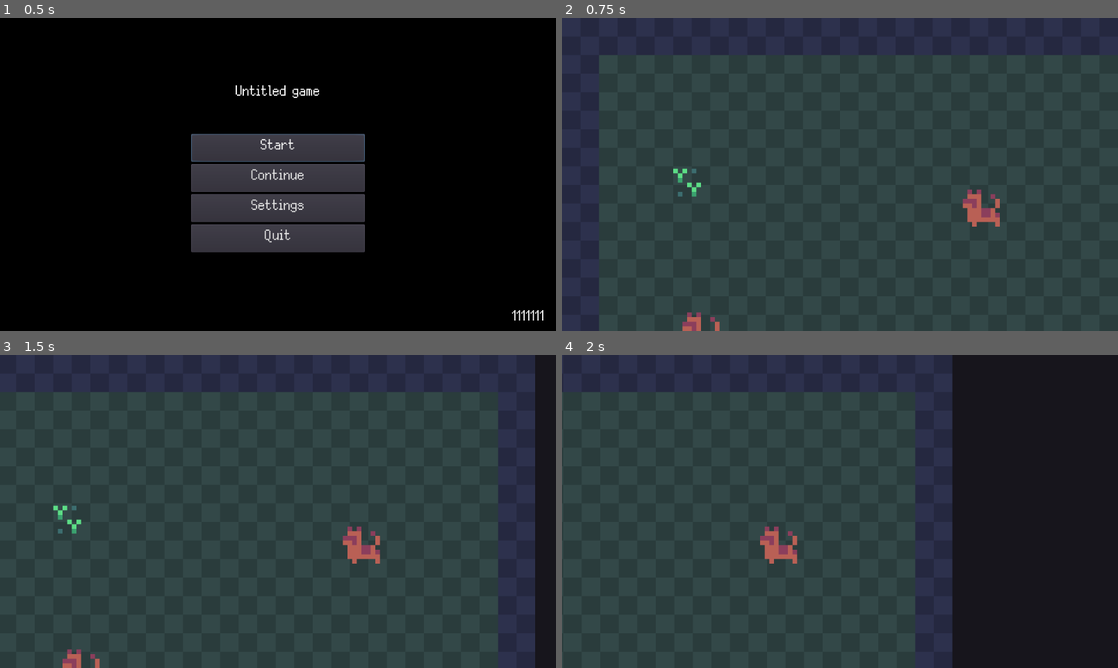
Above: before the commit, frames 1-4 (two rows, left to right).
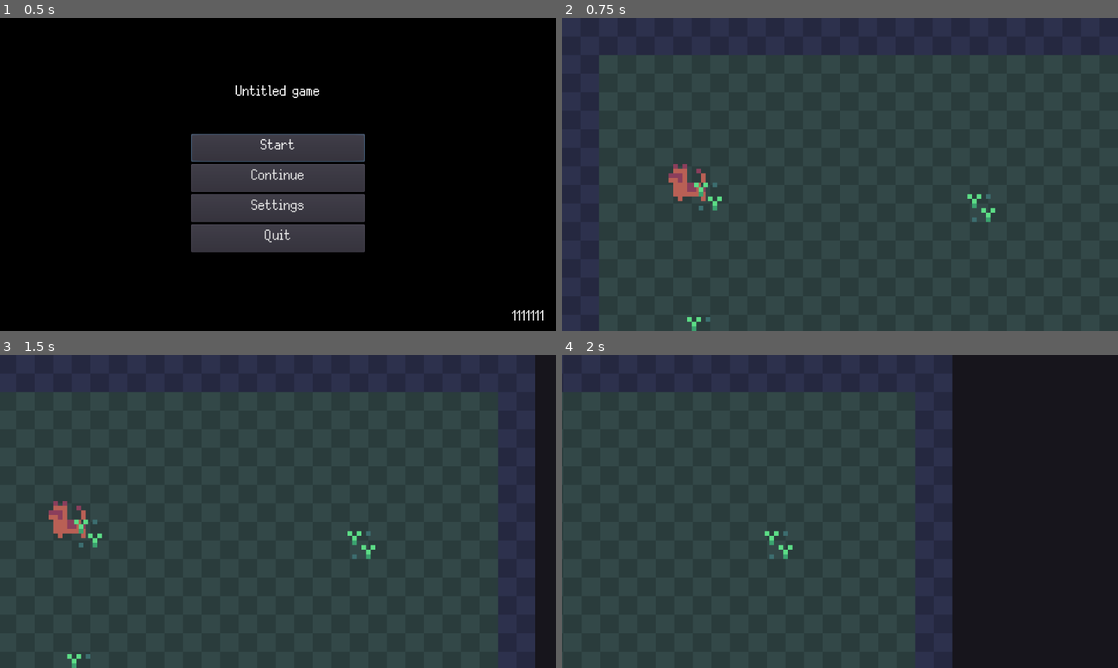
Above: after the commit, the same moments.

Repository: colinbellino/ai-and-games-2022
Game: Godot game, scene res://media/scenes/main.tscn
The game is run twice, just before and just after one commit, with the same random seed, the same clock (stepped at 60 frames per second) and the same inputs.
Inputs (mouse positions are in pixels of both pictures, inside the frame that each line leads up to):
- Up to frame 1 (0.5 s): no input
- Up to frame 2 (0.75 s): click "Start" at 0.5 s
- Up to frame 3 (1.5 s): tap Enter at 1.25 s; move the mouse to (122, 520) at 1.27 s; press the mouse at (122, 520) at 1.28 s; hold D (move_right) from 1.28 s (still down)
- Up to frame 4 (2 s): keep holding D (move_right)

Frame 1 is identical in both runs. In frame 2, 1.3% of the frame differs, in the area x 19-79%, y 46-100%; in frame 3, 1.3%, in the area x 8-69%, y 46-100%; in frame 4, 0.5%.

Commit message:
Merge entityNode and entity into one script

Diff:
--- a/media/scenes/entities/Entity.tscn
+++ b/media/scenes/entities/Entity.tscn
@@ -14,20 +14,19 @@
 script = ExtResource( 3 )
 
 [node name="SpriteBody" type="Sprite" parent="."]
-unique_name_in_owner = true
 texture = ExtResource( 1 )
 
-[node name="Sound" type="Area2D" parent="."]
+[node name="SoundArea" type="Area2D" parent="."]
 script = ExtResource( 4 )
 stimulus = 2
 
-[node name="CollisionShape2D" type="CollisionShape2D" parent="Sound"]
+[node name="CollisionShape2D" type="CollisionShape2D" parent="SoundArea"]
 shape = SubResource( 1 )
 
-[node name="Mouse" type="Area2D" parent="."]
+[node name="MouseArea" type="Area2D" parent="."]
 collision_layer = 2147483648
 collision_mask = 0
 script = ExtResource( 2 )
 
-[node name="CollisionShape2D" type="CollisionShape2D" parent="Mouse"]
+[node name="CollisionShape2D" type="CollisionShape2D" parent="MouseArea"]
 shape = SubResource( 2 )
--- a/media/scenes/entities/EntityPlayground.tscn
+++ /dev/null
@@ -1,18 +0,0 @@
-[gd_scene load_steps=3 format=2]
-
-[ext_resource path="res://media/scenes/entities/HeroEntity.tscn" type="PackedScene" id=1]
-[ext_resource path="res://media/scenes/entities/TreeEntity.tscn" type="PackedScene" id=2]
-
-[node name="EntityPlayground" type="Node2D"]
-
-[node name="Hero" parent="." instance=ExtResource( 1 )]
-position = Vector2( 139, 65 )
-source = null
-
-[node name="Tree" parent="." instance=ExtResource( 2 )]
-position = Vector2( 28, 60 )
-
-[node name="Camera2D" type="Camera2D" parent="."]
-position = Vector2( 88, 64 )
-current = true
-zoom = Vector2( 0.25, 0.25 )
--- a/media/scenes/entities/HeroEntity.tscn
+++ /dev/null
@@ -1,36 +0,0 @@
-[gd_scene load_steps=7 format=2]
-
-[ext_resource path="res://media/art/colored_tilemap.png" type="Texture" id=1]
-[ext_resource path="res://src/MouseArea2D.gd" type="Script" id=2]
-[ext_resource path="res://src/entities/HeroEntity.gd" type="Script" id=3]
-[ext_resource path="res://src/entities/EntityArea2D.gd" type="Script" id=4]
-
-[sub_resource type="CircleShape2D" id=1]
-radius = 61.2
-
-[sub_resource type="CircleShape2D" id=2]
-
-[node name="Hero" type="KinematicBody2D"]
-script = ExtResource( 3 )
-source = null
-
-[node name="Sprite" type="Sprite" parent="."]
-texture = ExtResource( 1 )
-hframes = 16
-vframes = 10
-frame = 4
-
-[node name="Sound" type="Area2D" parent="."]
-script = ExtResource( 4 )
-stimulus = 2
-
-[node name="CollisionShape2D" type="CollisionShape2D" parent="Sound"]
-shape = SubResource( 1 )
-
-[node name="Mouse" type="Area2D" parent="."]
-collision_layer = 2147483648
-collision_mask = 0
-script = ExtResource( 2 )
-
-[node name="CollisionShape2D" type="CollisionShape2D" parent="Mouse"]
-shape = SubResource( 2 )
--- a/media/scenes/entities/TreeEntity.tscn
+++ /dev/null
@@ -1,34 +0,0 @@
-[gd_scene load_steps=7 format=2]
-
-[ext_resource path="res://media/art/colored_tilemap.png" type="Texture" id=1]
-[ext_resource path="res://src/entities/EntityArea2D.gd" type="Script" id=2]
-[ext_resource path="res://src/entities/TreeEntity.gd" type="Script" id=3]
-[ext_resource path="res://src/MouseArea2D.gd" type="Script" id=4]
-
-[sub_resource type="CircleShape2D" id=1]
-radius = 61.2
-
-[sub_resource type="CircleShape2D" id=2]
-
-[node name="Tree" type="Sprite"]
-texture = ExtResource( 1 )
-hframes = 16
-vframes = 10
-frame = 84
-script = ExtResource( 3 )
-source = 1
-
-[node name="Sound" type="Area2D" parent="."]
-script = ExtResource( 2 )
-stimulus = 2
-
-[node name="CollisionShape2D" type="CollisionShape2D" parent="Sound"]
-shape = SubResource( 1 )
-
-[node name="Mouse" type="Area2D" parent="."]
-collision_layer = 2147483648
-collision_mask = 0
-script = ExtResource( 4 )
-
-[node name="CollisionShape2D" type="CollisionShape2D" parent="Mouse"]
-shape = SubResource( 2 )
--- a/project.godot
+++ b/project.godot
@@ -19,10 +19,10 @@
 "language": "GDScript",
 "path": "res://src/entities/EntityArea2D.gd"
 }, {
-"base": "Node",
-"class": "EntityNode",
+"base": "Reference",
+"class": "Enums",
 "language": "GDScript",
-"path": "res://src/entities/EntityNode.gd"
+"path": "res://src/Enums.gd"
 }, {
 "base": "Node",
 "class": "Game",
@@ -62,7 +62,7 @@
 _global_script_class_icons={
 "Entity": "",
 "EntityArea2D": "",
-"EntityNode": "",
+"Enums": "",
 "Game": "",
 "GameSettings": "",
 "LDTK": "",
--- /dev/null
+++ b/src/Enums.gd
@@ -0,0 +1,5 @@
+class_name Enums
+
+enum Stimulus { NONE, SIGHT, SOUND, TOUCH, TASTE, SMELL }
+
+enum Sources { DINO, TREE }
--- a/src/Game.gd
+++ b/src/Game.gd
@@ -72,17 +72,25 @@
 
     var entities_node = Globals.current_level.find_node("Entities")
     for child in entities_node.get_children():
-        print("child: ", [child])
         var entity : Entity = child
+        var identifier : String = entity.get_meta("__identifier")
+        entity.name = identifier
+        print("entity: ", [entity, entity.get_meta_list()])
 
-        var sprite_string : String = child.get_meta("Sprite")
+        var sprite_string : String = entity.get_meta("Sprite")
         # match sprite_string:
         #     "Creature": print("CREATURE!")
         #     "Plant": print("PLANT!")
 
         var sprite_texture : Texture = ResourceLoader.load("res://media/art/entities/%s.png" % [sprite_string])
-        print("sprite_texture: ", [sprite_string, sprite_texture])
         entity.sprite_body.texture = sprite_texture
+
+        if identifier == "Creature":
+            if Globals.creature != null:
+                push_error("Already on Creature in the world")
+                return
+
+            Globals.creature = child
 
         # print("entity: ", [entity, entity.get_meta_list(), entity.get_meta("Sprite")])
 
--- a/src/Globals.gd
+++ b/src/Globals.gd
@@ -1,7 +1,4 @@
 extends Node
-
-enum Source {DINO, TREE}
-enum Stimulus {NONE, SIGHT, SOUND, TOUCH, TASTE, SMELL}
 
 const font1_path : String = "res://media/fonts/silver.ttf"
 const resolutions : Array = [
@@ -25,10 +22,7 @@
 var state : int
 
 # Resources
-onready var textures : Dictionary = {
-    "creature": ResourceLoader.load("res://media/art/entities/creature.png"),
-    "plant": ResourceLoader.load("res://media/art/entities/plant.png"),
-}
+onready var textures : Dictionary = {}
 onready var map := ResourceLoader.load("res://media/maps/world_0.ldtk") as PackedScene
 onready var entity_prefab := ResourceLoader.load("res://media/scenes/entities/Entity.tscn") as PackedScene
 
@@ -38,6 +32,7 @@
 var world : Node2D
 var current_level: Node2D
 var camera: Camera2D
+var creature : Entity
 
 # Utils
 
--- a/src/LDTK.gd
+++ b/src/LDTK.gd
@@ -82,7 +82,7 @@
 #create layers in level
 static func get_level_layerInstances(LDtk, level, options):
     var layers = []
-    var i = level.layerInstances.size()
+    # var i = level.layerInstances.size()
     for layerInstance in level.layerInstances:
         var new_layer = null
         match layerInstance.__type:
@@ -111,6 +111,6 @@
             new_layer.position = Vector2(layerInstance.__pxTotalOffsetX, layerInstance.__pxTotalOffsetY)
             layers.push_front(new_layer)
 
-        i -= 1
+        # i -= 1
 
     return layers
--- a/src/MouseArea2D.gd
+++ b/src/MouseArea2D.gd
@@ -5,12 +5,11 @@
 onready var parent = get_parent()
 
 func _ready() -> void:
-	var _result = connect("input_event", self, "_mouse_event")
-
+    var _result = connect("input_event", self, "_mouse_event")
 
 func _mouse_event(_viewport: Node, event: InputEvent, _shape_idx: int) -> void:
-	 if event is InputEventMouseMotion:
-		 pass # We could do something with mouseovers here
+     if event is InputEventMouseMotion:
+        pass # We could do something with mouseovers here
 
-	 if event is InputEventMouseButton and event.is_action_pressed("mouse_left"):
-		 parent.clicked()
+     if event is InputEventMouseButton and event.is_action_pressed("mouse_left"):
+        parent.clicked()
--- a/src/entities/Entity.gd
+++ b/src/entities/Entity.gd
@@ -1,15 +1,17 @@
 class_name Entity extends Node
+
+# export(Globals.Source) var source : int # Set in scene inspector
 
 var sprite_body : Sprite
 
 func _ready() -> void:
-    sprite_body = get_node("%SpriteBody")
+    sprite_body = find_node("SpriteBody")
 
 func clicked() -> void:
     print("[ENTITY] Clicked: ", self)
 
 func stimulus_entered(area: EntityArea2D) -> void:
-    print("[ENTITY] Entered, Source: ", area.source, "Stimulus: ", area.stimulus)
+    print("[ENTITY] Entered, Source: ", area.source, " | Stimulus: ", area.stimulus)
 
 func stimulus_exited(area: EntityArea2D) -> void:
-    print("[ENTITY] Exited, Source: ", area.source, "Stimulus: ", area.stimulus)
+    print("[ENTITY] Exited, Source: ", area.source, " | Stimulus: ", area.stimulus)
--- a/src/entities/EntityArea2D.gd
+++ b/src/entities/EntityArea2D.gd
@@ -1,31 +1,26 @@
-extends Area2D
-
-class_name EntityArea2D
+class_name EntityArea2D extends Area2D
 
 # Set this up as it's own script to the area2d
 # because we might have multiple area2d's for
 # an entity to use (eyes, ears other sources of input)
 # Using olfactory senses as a starting point
-
-onready var parent = get_parent()
+onready var parent : Node2D = get_parent()
 
 var source : int # Set to parent value for easier reference
-export(Globals.Stimulus) var stimulus : int # Override on scene inspector
+export(Enums.Stimulus) var stimulus : int # Override on scene inspector
 var _entities : Array = []
 
-# func _ready() -> void:
-#     var _result = connect("area_entered", self, "_entity_entered")
-#     _result = connect("area_exited", self, "_entity_exited")
+func _ready() -> void:
+    var _result = connect("area_entered", self, "_entity_entered")
+    _result = connect("area_exited", self, "_entity_exited")
 
+func _entity_entered(area: Area2D) -> void:
+    if not _entities.has(area):
+        parent.stimulus_entered(area)
+        _entities.append(area)
 
-# func _entity_entered(area: Area2D) -> void:
-#     if not _entities.has(area):
-#         parent.stimulus_entered(area)
-#         _entities.append(area)
-
-
-# func _entity_exited(area: Area2D) -> void:
-#     var entity_found = _entities.find(area)
-#     if entity_found != -1:
-#         parent.stimulus_exited(area)
-#         _entities.remove(entity_found)
+func _entity_exited(area: Area2D) -> void:
+    var entity_found = _entities.find(area)
+    if entity_found != -1:
+        parent.stimulus_exited(area)
+        _entities.remove(entity_found)
--- a/src/entities/EntityNode.gd
+++ /dev/null
@@ -1,20 +0,0 @@
-extends Node
-
-class_name EntityNode
-
-export(Globals.Source) var source : int # Set in scene inspector
-
-# Override these functions with a child
-func clicked() -> void:
-    pass #print("Clicked")
-
-
-func stimulus_entered(_area: EntityArea2D) -> void:
-    pass #print("Entered, Source: ", area.source, "Stimulus: ", area.stimulus)
-    # You could do match statements for source and stimulus
-    # just use the gobals to match enum values
-
-func stimulus_exited(_area: EntityArea2D) -> void:
-    pass #print("Exited, Source: ", area.source, "Stimulus: ", area.stimulus)
-    # You could do match statements for source and stimulus
-    # just use the gobals to match enum values
--- a/src/entities/HeroEntity.gd
+++ /dev/null
@@ -1,13 +0,0 @@
-extends EntityNode
-
-
-func clicked() -> void:
-    print("Clicked: ", self)
-
-
-func stimulus_entered(area: EntityArea2D) -> void:
-    print("Entered, Source: ", area.source, "Stimulus: ", area.stimulus)
-
-
-func stimulus_exited(area: EntityArea2D) -> void:
-    print("Exited, Source: ", area.source, "Stimulus: ", area.stimulus)
--- a/src/entities/TreeEntity.gd
+++ /dev/null
@@ -1,13 +0,0 @@
-extends EntityNode
-
-
-func clicked() -> void:
-    print("Clicked: ", self)
-
-
-func stimulus_entered(area: EntityArea2D) -> void:
-    print("Entered, Source: ", area.source, "Stimulus: ", area.stimulus)
-
-
-func stimulus_exited(area: EntityArea2D) -> void:
-    print("Exited, Source: ", area.source, "Stimulus: ", area.stimulus)
Not shown, changed: media/maps/world_0.ldtk
